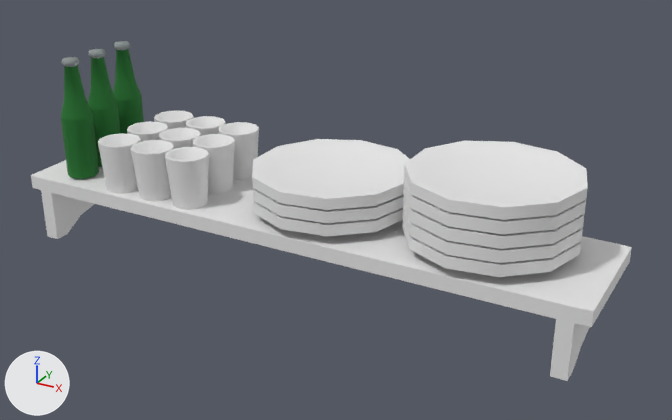
Before and after pictures for a commit that changed the FBX model Assets/Resources/3d Models/Decoration/Estanteria.fbx.
Rendered twice from a 50 mm lens placed at (-20.91, -53.62, 29.07), pointed at (-30.86, -35.53, 20.03). Every picture has the same lights, and +X, +Y and +Z are marked at lower left. Where no turn or scale is listed for an object, it has been applied to the vertices.

Before the edit, the objects in view are built like this:
```python
ob_botella011 = bpy.data.objects.new('Botella011', me_mesh_003)
ob_botella011.location = (-37.64, -36.89, 20.16)
ob_estanteria = bpy.data.objects.new('Estanteria', me_mesh)
ob_estanteria.location = (-31.6, -35.94, 19.75)
ob_plato002 = bpy.data.objects.new('Plato002', me_mesh_015)
ob_plato002.parent = ob_estanteria
ob_plato002.location = (4.729, 0.228, 1.182)
ob_plato002.scale = (8.65, 8.65, 8.65)
ob_vaso009 = bpy.data.objects.new('Vaso009', me_mesh_004)
ob_vaso009.parent = ob_estanteria
ob_vaso009.location = (-4.577, -1.077, 0.344)
ob_vaso009.scale = (8.65, 8.65, 8.65)
ob_vaso010 = bpy.data.objects.new('Vaso010', me_mesh_005)
ob_vaso010.parent = ob_estanteria
ob_vaso010.location = (-3.538, -1.077, 0.344)
ob_vaso010.scale = (8.65, 8.65, 8.65)
ob_vaso011 = bpy.data.objects.new('Vaso011', me_mesh_006)
ob_vaso011.location = (-34.09, -37.02, 20.1)
ob_vaso013 = bpy.data.objects.new('Vaso013', me_mesh_008)
ob_vaso013.parent = ob_estanteria
ob_vaso013.location = (-3.538, 0.00934, 0.344)
ob_vaso013.scale = (8.65, 8.65, 8.65)
ob_vaso014 = bpy.data.objects.new('Vaso014', me_mesh_016)
ob_vaso014.location = (-34.09, -35.93, 20.1)
ob_vaso017 = bpy.data.objects.new('Vaso017', me_mesh_012)
ob_vaso017.location = (-34.09, -34.85, 20.1)
# also in view: 'Plato003' at (-26.83, -35.71, 21.29); 'Plato005' at (-30.79, -35.71, 20.34); 'Plato006' at (-30.79, -35.71, 20.66); 'Vaso012' at (-36.16, -35.93, 20.73); 'Plato001' at (-26.83, -35.71, 20.66)
```
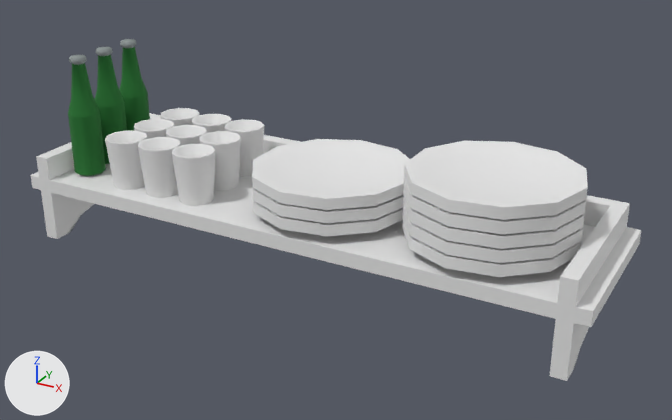
The change, as a diff of the scene's bpy script:
```diff
--- a/Assets/Resources/3d Models/Decoration/Estanteria.fbx.py
+++ b/Assets/Resources/3d Models/Decoration/Estanteria.fbx.py
@@ me_mesh @@
 # used by ob_estanteria; location = (-31.6, -35.94, 19.75)
-me_mesh.from_pydata(...)  # 52 vertices, 50 faces; spans x -7.27..7.49, y -1.63..1.63, z -1.34..0.35
+me_mesh.from_pydata(...)  # 92 vertices, 90 faces; spans x -7.27..7.49, y -1.63..2.64, z -1.34..0.94
+# me_mesh part 1
+# 10 vertices are removed from x -7.27..7.49, y 1.6..1.63, z 0.0..0.35
+# 34 faces are deleted
+# 3 vertices in x -6.94..7.16, y 1.63, z 0.35 move by (0.0, 0.65, 0.0)
+# 1 vertex moves from x 0.11, y 1.63, z 0.0 to x 0.11, y 1.28, z 0.0
+# 33 vertices are added at x -7.27..7.49, y -1.14..2.64, z -1.34..0.94
+# 7 new vertices lie (0.0, 0.0, 0.59) away from vertices in x -6.94..7.16, y -1.63..1.63, z 0.35
+# 5 new vertices lie (0.0, 0.36, 0.0) away from vertices in x -6.94..7.16, y 1.63..2.28, z 0.35..0.94
+# 5 new vertices lie (6.69, 0.0, 0.0) away from vertices in x -6.58..0.11, y 1.63..2.64, z 0.0..0.94
+# 74 new faces join them
@@ ob_vaso012 @@
 ob_vaso012.parent = ob_estanteria
-ob_vaso012.location = (-4.577, 0.00934, 0.344)
+ob_vaso012.location = (-4.569, 0.27, 0.344)
 ob_vaso012.scale = (8.65, 8.65, 8.65)
@@ ob_botella011 @@
 ob_botella011 = bpy.data.objects.new('Botella011', me_mesh_003)
-ob_botella011.location = (-37.64, -36.89, 20.16)
+ob_botella011.location = (-37.64, -36.63, 20.16)
@@ ob_vaso016 @@
 ob_vaso016.parent = ob_estanteria
-ob_vaso016.location = (-3.538, 1.095, 0.344)
+ob_vaso016.location = (-3.53, 1.356, 0.344)
 ob_vaso016.scale = (8.65, 8.65, 8.65)
@@ ob_vaso014 @@
 ob_vaso014 = bpy.data.objects.new('Vaso014', me_mesh_016)
-ob_vaso014.location = (-34.09, -35.93, 20.1)
+ob_vaso014.location = (-34.09, -35.67, 20.1)
@@ ob_vaso009 @@
 ob_vaso009.parent = ob_estanteria
-ob_vaso009.location = (-4.577, -1.077, 0.344)
+ob_vaso009.location = (-4.569, -0.816, 0.344)
 ob_vaso009.scale = (8.65, 8.65, 8.65)
@@ ob_vaso017 @@
 ob_vaso017 = bpy.data.objects.new('Vaso017', me_mesh_012)
-ob_vaso017.location = (-34.09, -34.85, 20.1)
+ob_vaso017.location = (-34.09, -34.59, 20.1)
@@ ob_vaso011 @@
 ob_vaso011 = bpy.data.objects.new('Vaso011', me_mesh_006)
-ob_vaso011.location = (-34.09, -37.02, 20.1)
+ob_vaso011.location = (-34.09, -36.76, 20.1)
@@ ob_vaso013 @@
 ob_vaso013.parent = ob_estanteria
-ob_vaso013.location = (-3.538, 0.00934, 0.344)
+ob_vaso013.location = (-3.53, 0.27, 0.344)
 ob_vaso013.scale = (8.65, 8.65, 8.65)
@@ ob_vaso015 @@
 ob_vaso015.parent = ob_estanteria
-ob_vaso015.location = (-4.577, 1.095, 0.344)
+ob_vaso015.location = (-4.569, 1.356, 0.344)
 ob_vaso015.scale = (8.65, 8.65, 8.65)
@@ ob_botella009 @@
 ob_botella009 = bpy.data.objects.new('Botella009', me_mesh_017)
-ob_botella009.location = (-37.64, -34.97, 20.16)
+ob_botella009.location = (-37.64, -34.71, 20.16)
@@ ob_botella010 @@
 ob_botella010 = bpy.data.objects.new('Botella010', me_mesh_009)
-ob_botella010.location = (-37.64, -35.93, 20.16)
+ob_botella010.location = (-37.64, -35.67, 20.16)
@@ ob_vaso010 @@
 ob_vaso010.parent = ob_estanteria
-ob_vaso010.location = (-3.538, -1.077, 0.344)
+ob_vaso010.location = (-3.53, -0.816, 0.344)
 ob_vaso010.scale = (8.65, 8.65, 8.65)
```

Boxes [x1, y1, x2, y2] around the edits, measured in the pictures (672 x 420 px):
'Estanteria', reshaped: before [31, 160, 632, 381]; after [31, 113, 641, 381]
'Botella011', moved: before [61, 57, 99, 179]; after [68, 55, 106, 176]
'Vaso011', moved: before [165, 147, 209, 210]; after [172, 144, 215, 206]
'Botella010', moved: before [88, 49, 121, 167]; after [95, 46, 127, 164]
'Vaso010', moved: before [131, 140, 174, 202]; after [138, 137, 181, 198]
'Botella009', moved: before [113, 41, 144, 134]; after [119, 39, 150, 131]
'Vaso009', moved: before [98, 133, 141, 194]; after [105, 130, 147, 190]
'Vaso014', moved: before [193, 134, 235, 194]; after [199, 131, 241, 191]
'Vaso017', moved: before [219, 122, 259, 180]; after [224, 119, 264, 177]
'Vaso013', moved: before [159, 128, 201, 149]; after [166, 125, 207, 145]
'Vaso012', moved: before [127, 122, 168, 142]; after [134, 119, 174, 139]
'Vaso016', moved: before [186, 116, 226, 136]; after [192, 114, 231, 133]
'Vaso015', moved: before [154, 111, 194, 129]; after [160, 108, 199, 127]
part 1 of me_mesh, built on: before [32, 160, 632, 381]; after [32, 113, 641, 380]
